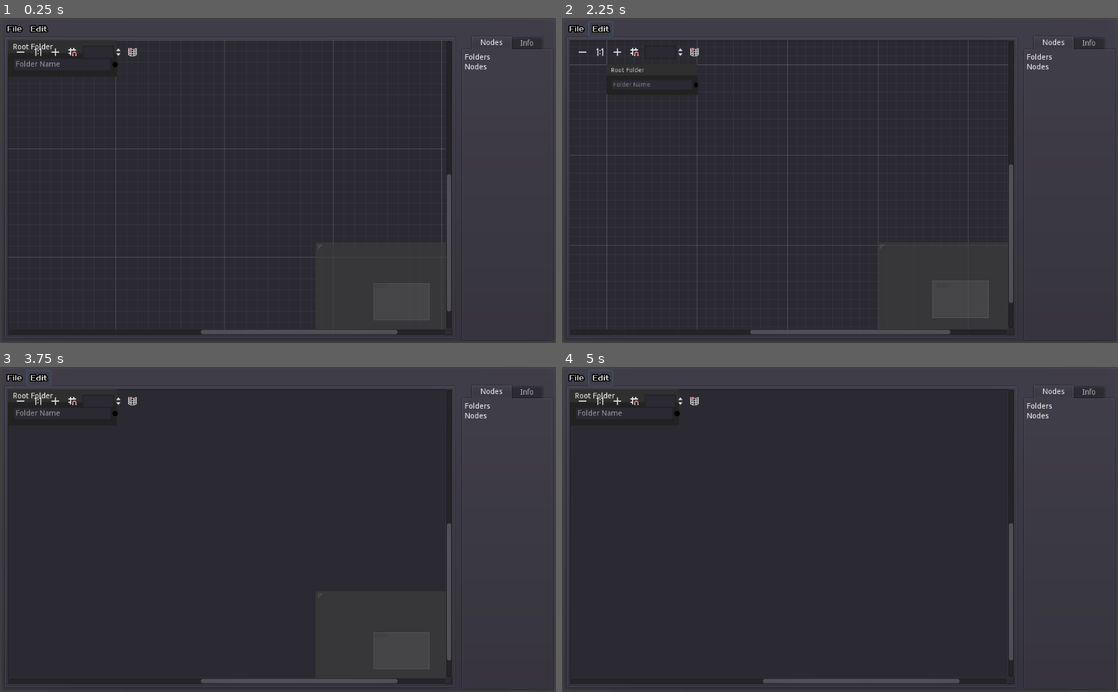
Above: before the commit, frames 1-4 (two rows, left to right).
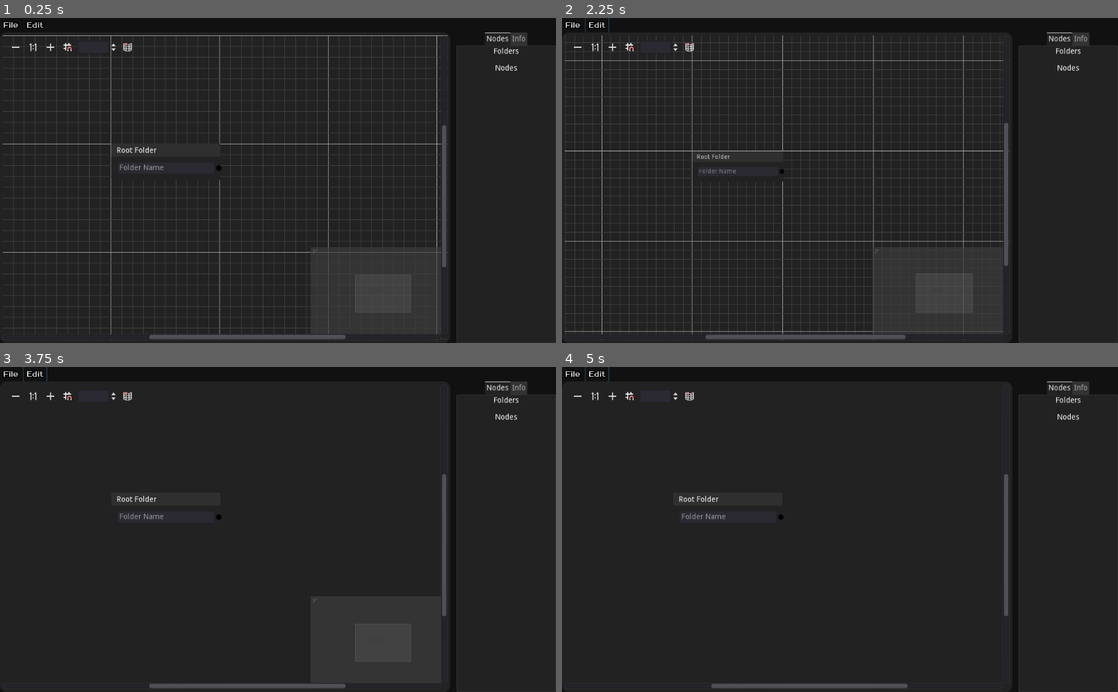
Above: after the commit, the same moments.

Repository: Mercadud/Godot-Project-Planner-Exporter
Game: Godot game, scene res://Scenes/Pages/Main Page.tscn
Same seed, same stepped clock (60 frames per second), same inputs: the game is played once before the commit and once after it. Before the commit the project has no main scene; this scene is started directly in both runs.
Inputs (mouse positions are in pixels of both pictures, inside the frame that each line leads up to; where the layout moved, square brackets give the same spot in the first picture):
- Up to frame 1 (0.25 s): no input
- Up to frame 2 (2.25 s): click "File" at 0.5 s; click "Edit" at 1.25 s; click (578, 47) [584, 50] at 2 s
- Up to frame 3 (3.75 s): click (50, 396) [55, 399] at 2.75 s; click (66, 396) [72, 399] at 3.5 s
- Up to frame 4 (5 s): click (689, 396) [695, 399] at 4.25 s

The runs differ from the first frame. In frame 1, 30% of the frame differs, in the area x 0-100%, y 0-100%; in frame 2, 31%; in frame 3, 27%; in frame 4, 27%.

Commit message:
made UI dark theme

Diff:
--- a/Scenes/Pages/Main Page.tscn
+++ b/Scenes/Pages/Main Page.tscn
@@ -1,8 +1,70 @@
-[gd_scene load_steps=4 format=2]
+[gd_scene load_steps=11 format=2]
 
 [ext_resource path="res://Fonts/Prosto_One/TitleBar.tres" type="DynamicFont" id=1]
 [ext_resource path="res://Script/Tree/editor/Editor.gd" type="Script" id=2]
 [ext_resource path="res://Scenes/nodes/RootFolder.tscn" type="PackedScene" id=3]
+
+[sub_resource type="StyleBoxFlat" id=6]
+bg_color = Color( 0.0705882, 0.0705882, 0.0705882, 1 )
+
+[sub_resource type="StyleBoxFlat" id=1]
+content_margin_left = 5.0
+content_margin_right = 5.0
+content_margin_top = 5.0
+content_margin_bottom = 5.0
+bg_color = Color( 0.137255, 0.137255, 0.137255, 1 )
+border_width_left = 1
+border_width_top = 1
+border_width_right = 1
+border_width_bottom = 1
+border_color = Color( 0.137255, 0.137255, 0.137255, 1 )
+corner_radius_top_left = 12
+corner_radius_top_right = 12
+corner_radius_bottom_right = 12
+corner_radius_bottom_left = 12
+
+[sub_resource type="StyleBoxFlat" id=2]
+bg_color = Color( 0.137255, 0.137255, 0.137255, 1 )
+corner_detail = 20
+anti_aliasing_size = 5
+
+[sub_resource type="StyleBoxFlat" id=3]
+content_margin_left = 3.0
+content_margin_right = 3.0
+content_margin_top = 1.0
+content_margin_bottom = 1.0
+bg_color = Color( 0.137255, 0.137255, 0.137255, 1 )
+border_width_top = 1
+corner_radius_top_left = 1
+corner_radius_top_right = 1
+
+[sub_resource type="StyleBoxFlat" id=4]
+content_margin_left = 3.0
+content_margin_right = 3.0
+content_margin_top = 1.0
+content_margin_bottom = 1.0
+bg_color = Color( 0.203922, 0.203922, 0.203922, 1 )
+corner_radius_top_left = 1
+corner_radius_top_right = 1
+
+[sub_resource type="StyleBoxFlat" id=5]
+bg_color = Color( 0.137255, 0.137255, 0.137255, 1 )
+border_width_left = 1
+border_width_top = 1
+border_width_right = 1
+border_width_bottom = 1
+border_color = Color( 0.203922, 0.203922, 0.203922, 1 )
+corner_radius_top_left = 2
+corner_radius_top_right = 2
+corner_radius_bottom_right = 2
+corner_radius_bottom_left = 2
+
+[sub_resource type="StyleBoxFlat" id=7]
+content_margin_top = 3.0
+content_margin_bottom = 10.0
+bg_color = Color( 0.137255, 0.137255, 0.137255, 1 )
+corner_detail = 20
+anti_aliasing_size = 5
 
 [node name="Main Page" type="Control"]
 anchor_right = 1.0
@@ -15,27 +77,26 @@
 [node name="Mount" type="PanelContainer" parent="."]
 anchor_right = 1.0
 anchor_bottom = 1.0
+custom_styles/panel = SubResource( 6 )
 __meta__ = {
 "_edit_use_anchors_": false
 }
 
 [node name="MainWindow" type="VSplitContainer" parent="Mount"]
-margin_left = 7.0
-margin_top = 7.0
-margin_right = 1017.0
-margin_bottom = 593.0
+margin_right = 1024.0
+margin_bottom = 600.0
 dragger_visibility = 2
 __meta__ = {
 "_edit_use_anchors_": false
 }
 
 [node name="tileBar" type="HSplitContainer" parent="Mount/MainWindow"]
-margin_right = 1010.0
+margin_right = 1024.0
 margin_bottom = 27.0
 dragger_visibility = 2
 
 [node name="menus" type="GridContainer" parent="Mount/MainWindow/tileBar"]
-margin_right = 1010.0
+margin_right = 1024.0
 margin_bottom = 27.0
 columns = 2
 
@@ -54,68 +115,86 @@
 
 [node name="Editor" type="HSplitContainer" parent="Mount/MainWindow"]
 margin_top = 27.0
-margin_right = 1010.0
-margin_bottom = 586.0
+margin_right = 1024.0
+margin_bottom = 600.0
 split_offset = 800
+dragger_visibility = 1
 script = ExtResource( 2 )
 
 [node name="Graph" type="PanelContainer" parent="Mount/MainWindow/Editor"]
-margin_right = 814.0
-margin_bottom = 559.0
+margin_right = 810.0
+margin_bottom = 573.0
+custom_styles/panel = SubResource( 1 )
 
 [node name="GraphEdit" type="GraphEdit" parent="Mount/MainWindow/Editor/Graph"]
-margin_left = 7.0
-margin_top = 7.0
-margin_right = 807.0
-margin_bottom = 552.0
+margin_left = 5.0
+margin_top = 5.0
+margin_right = 805.0
+margin_bottom = 568.0
+grow_horizontal = 2
+grow_vertical = 2
+custom_styles/bg = SubResource( 2 )
+custom_colors/grid_major = Color( 0.654902, 0.654902, 0.654902, 1 )
+custom_colors/grid_minor = Color( 0.258824, 0.258824, 0.258824, 1 )
 right_disconnects = true
+scroll_offset = Vector2( -200, -200 )
 
 [node name="RootFolder" parent="Mount/MainWindow/Editor/Graph/GraphEdit" instance=ExtResource( 3 )]
-margin_left = 0.0
-margin_top = 0.0
-margin_right = 201.0
-margin_bottom = 67.0
+margin_left = 200.0
+margin_top = 200.0
+margin_right = 401.0
+margin_bottom = 267.0
 mouse_filter = 1
 show_close = false
 
-[node name="Info" type="TabContainer" parent="Mount/MainWindow/Editor"]
-margin_left = 826.0
-margin_right = 1010.0
-margin_bottom = 559.0
-
-[node name="Nodes" type="VBoxContainer" parent="Mount/MainWindow/Editor/Info"]
-anchor_right = 1.0
-anchor_bottom = 1.0
-margin_left = 4.0
-margin_top = 24.0
-margin_right = -4.0
-margin_bottom = -4.0
-
-[node name="Folders" type="VSplitContainer" parent="Mount/MainWindow/Editor/Info/Nodes"]
-margin_right = 176.0
-margin_bottom = 14.0
-
-[node name="Folders" type="Label" parent="Mount/MainWindow/Editor/Info/Nodes/Folders"]
-margin_right = 176.0
-margin_bottom = 14.0
+[node name="Select" type="TabContainer" parent="Mount/MainWindow/Editor"]
+margin_left = 822.0
+margin_right = 1024.0
+margin_bottom = 573.0
+custom_styles/tab_fg = SubResource( 3 )
+custom_styles/tab_bg = SubResource( 4 )
+custom_styles/panel = SubResource( 5 )
+
+[node name="Nodes" type="VBoxContainer" parent="Mount/MainWindow/Editor/Select"]
+anchor_right = 1.0
+anchor_bottom = 1.0
+margin_left = 1.0
+margin_top = 25.0
+margin_right = -1.0
+margin_bottom = -1.0
+
+[node name="Folders" type="VSplitContainer" parent="Mount/MainWindow/Editor/Select/Nodes"]
+margin_right = 200.0
+margin_bottom = 27.0
+dragger_visibility = 2
+
+[node name="Folders" type="Label" parent="Mount/MainWindow/Editor/Select/Nodes/Folders"]
+margin_right = 200.0
+margin_bottom = 27.0
+custom_styles/normal = SubResource( 7 )
 text = "Folders"
-
-[node name="Nodes" type="VSplitContainer" parent="Mount/MainWindow/Editor/Info/Nodes"]
-margin_top = 18.0
-margin_right = 176.0
-margin_bottom = 32.0
-
-[node name="Nodes" type="Label" parent="Mount/MainWindow/Editor/Info/Nodes/Nodes"]
-margin_right = 176.0
-margin_bottom = 14.0
+align = 1
+valign = 1
+
+[node name="Nodes" type="VSplitContainer" parent="Mount/MainWindow/Editor/Select/Nodes"]
+margin_top = 31.0
+margin_right = 200.0
+margin_bottom = 58.0
+
+[node name="Nodes" type="Label" parent="Mount/MainWindow/Editor/Select/Nodes/Nodes"]
+margin_right = 200.0
+margin_bottom = 27.0
+custom_styles/normal = SubResource( 7 )
 text = "Nodes"
-
-[node name="Info" type="VBoxContainer" parent="Mount/MainWindow/Editor/Info"]
+align = 1
+valign = 1
+
+[node name="Info" type="VBoxContainer" parent="Mount/MainWindow/Editor/Select"]
 visible = false
 anchor_right = 1.0
 anchor_bottom = 1.0
-margin_left = 4.0
-margin_top = 24.0
-margin_right = -4.0
-margin_bottom = -4.0
+margin_left = 1.0
+margin_top = 25.0
+margin_right = -1.0
+margin_bottom = -1.0
 [connection signal="resized" from="Mount/MainWindow/Editor" to="Mount/MainWindow/Editor" method="_on_Editor_resized"]
--- a/Script/Tree/editor/Editor.gd
+++ b/Script/Tree/editor/Editor.gd
@@ -6,4 +6,4 @@
 
 
 func _on_Editor_resized():
-	self.split_offset = 80 * OS.window_size.x / 100
+	self.split_offset = int(80 * OS.window_size.x / 100)
--- a/project.godot
+++ b/project.godot
@@ -16,6 +16,7 @@
 [application]
 
 config/name="game planner"
+run/main_scene="res://Scenes/Pages/Main Page.tscn"
 config/icon="res://icon.png"
 
 [input]
